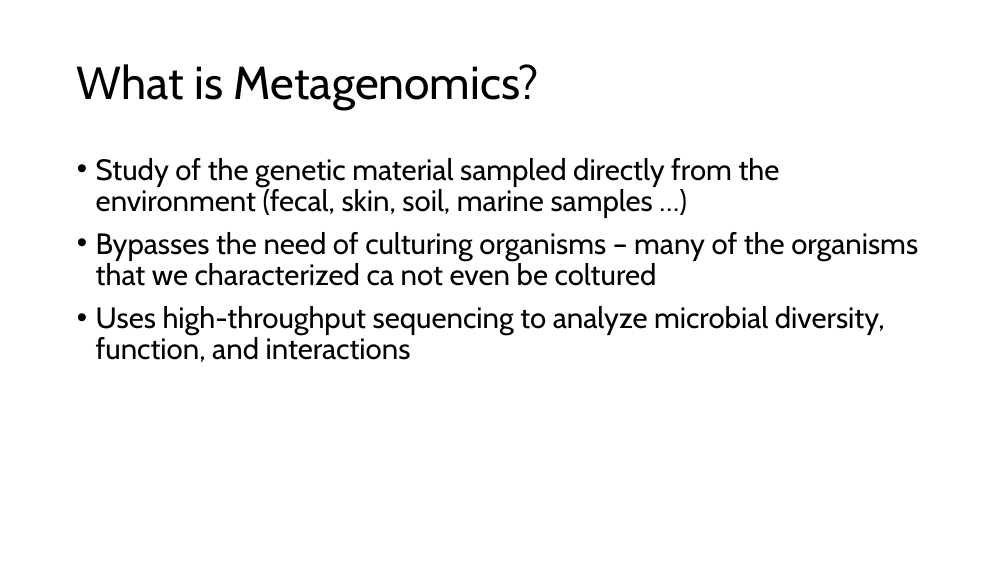
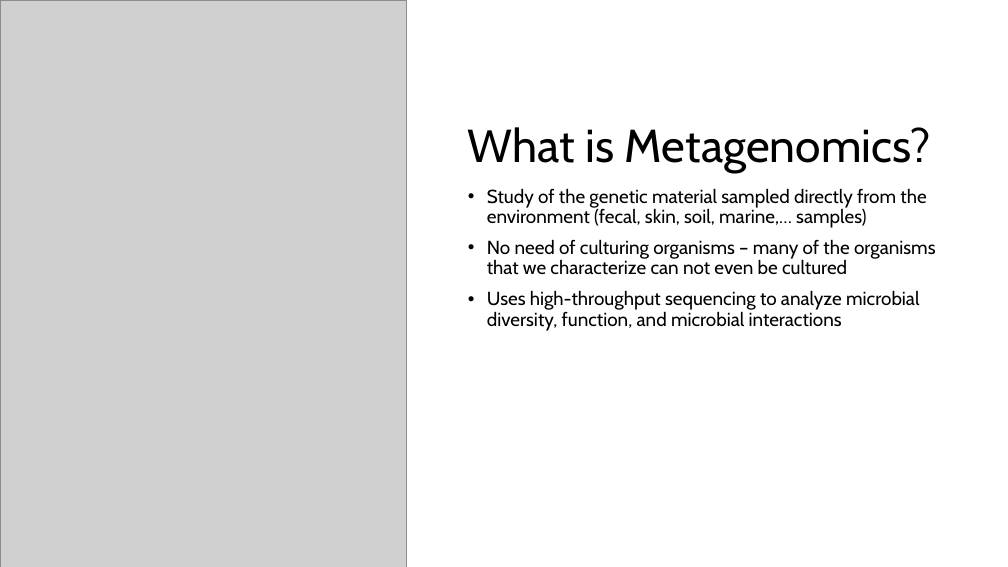
Before and after one commit to biosustain/dsp_metagenomics_training, a slide deck: slide 19 of course_contents/IntroMetagenomics.pptx (slide 15 before the commit). Drawn at 1008x567 pixels with LibreOffice and Linux fonts; fonts in the diff are those of the drawing; grey boxes stand for pictures. Boxes give left, top, right and bottom in pixels: in the first picture for what was removed or moved away, otherwise in the second. Text is boxed around its words. In the diff, an @@ line names an element or a change of style, - is before the commit and + after.

```diff
--- a/course_contents/IntroMetagenomics.pptx
+++ b/course_contents/IntroMetagenomics.pptx
@@ picture added at [0, 0, 406, 567] @@
@@ title "What is Metagenomics?": place and size @@
-title "What is Metagenomics?" at [77, 64, 540, 110]
+title "What is Metagenomics?" at [468, 127, 931, 173]
@@ title "What is Metagenomics?" at [468, 127, 931, 173]: vertical alignment middle to bottom @@
@@ text at [487, 188, 936, 331]: text changed; size 28 to 18 pt @@
-• Study of the genetic material sampled directly from the environment (fecal, skin, soil, marine samples …)
-• Bypasses the need of culturing organisms – many of the organisms that we characterized ca not even be coltured
-• Uses high-throughput sequencing to analyze microbial diversity, function, and interactions
+• Study of the genetic material sampled directly from the environment (fecal, skin, soil, marine,… samples)
+• No need of culturing organisms – many of the organisms that we characterize can not even be cultured
+• Uses high-throughput sequencing to analyze microbial diversity, function, and microbial interactions
```
Also in this commit, not shown: 20 other slides changed, 9 slides added, 1 slide removed, 1 other file.
